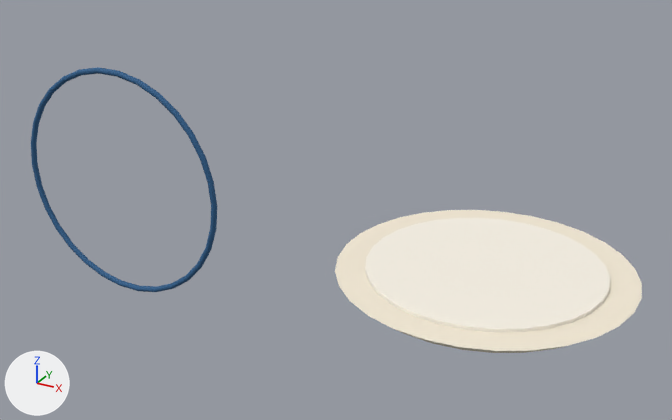
The glTF model public/models/wok_tool_plate.glb as it was, and as the next commit left it.
The view is the same before and after, from a 50 mm lens placed at (0.9, -2.66, 1.47), pointed at (-0.63, 0.11, 0.09). Every picture has the same lights, and +X, +Y and +Z are marked at lower left. The older version comes first. Where no turn or scale is listed for an object, it has been applied to the vertices.
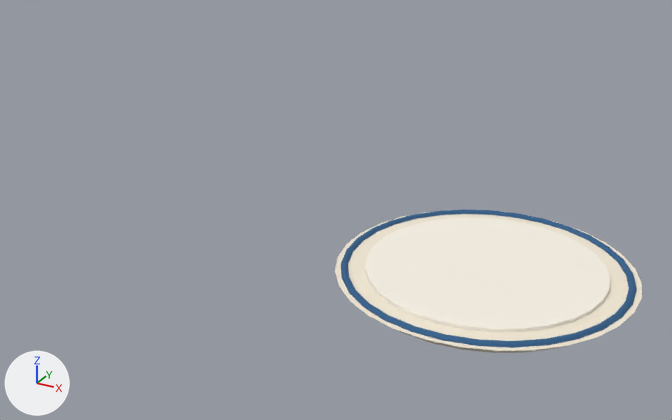
What differs and where, as boxes [x1, y1, x2, y2] in the pictures (672 x 420 px):
'Mesh_0', moved
    before: [335, 210, 642, 353]
    after: [335, 212, 642, 353]
'Mesh_2', moved, turned
    before: [31, 67, 217, 292]
    after: [341, 209, 637, 348]

The change, as a list of edits to the scene's bpy script:
```text
Change ob_mesh_0:
    ob_mesh_0.location: (0.0, 0.0, 0.022) -> (0.0, 0.0, 0.023)
Change ob_mesh_2:
    ob_mesh_2.location: (-1.571, 0.0, 0.045) -> (0.0, 0.0, 0.045)
    ob_mesh_2.rotation_euler: (0.0, 0.0, 0.0) -> (-1.571, 0.0, 0.0)  # degrees (0, 0, 0) -> degrees (-90, 0, 0)
```
